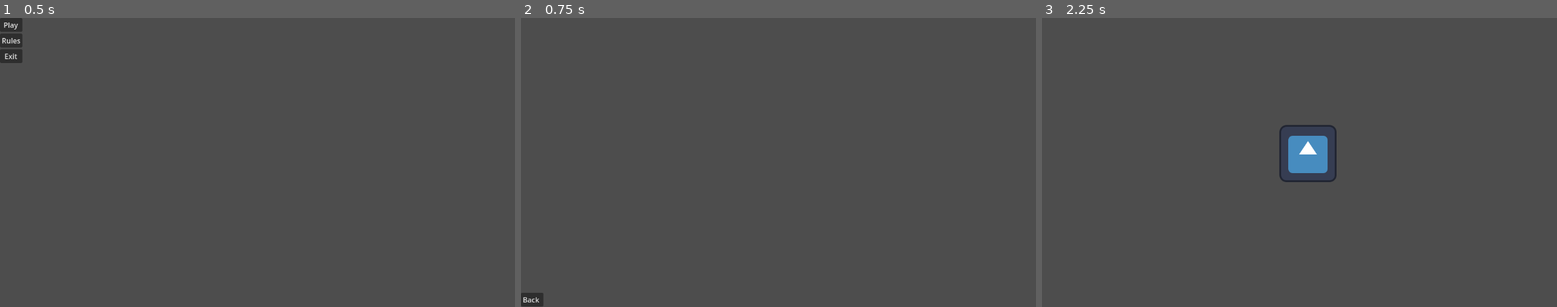
Above: before the commit, frames 1-3 (left to right).
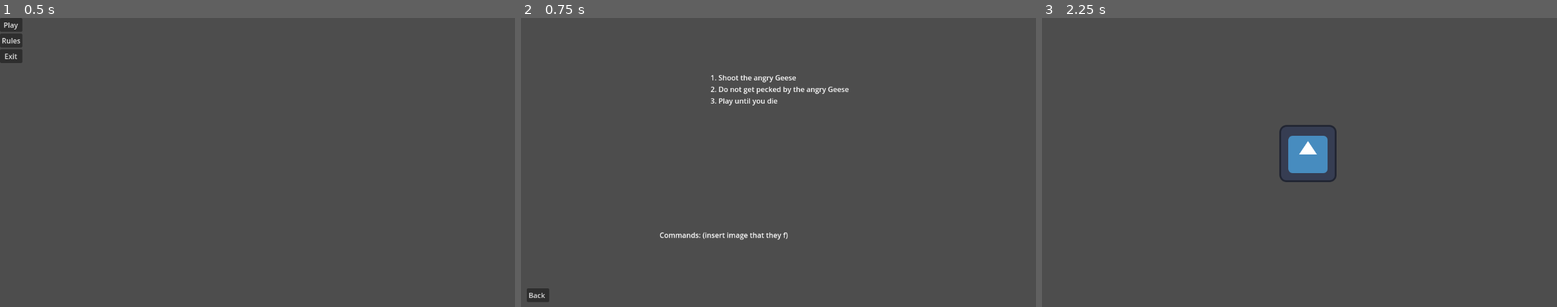
Above: after the commit, the same moments.

Repository: RiadMefti/hackaton-game
Game: Godot game, scene res://GameMenu/menu.tscn
Two runs of this game, one before a commit and one after it. Both use one fixed random seed, a clock stepped at 60 frames per second and the inputs below. The engine's default icon, where the game draws it, is replaced by a stand-in: a white triangle on a blue panel in a dark square.
Inputs:
- Up to frame 1 (0.5 s): no input
- Up to frame 2 (0.75 s): click "Rules" at 0.5 s
- Up to frame 3 (2.25 s): click "Back" at 1.25 s; click "Play" at 2 s

Frame 1 is identical in both runs. In frame 2, 1.0% of the frame differs, in the area x 0-64%, y 19-100%; in frame 3, nothing differs.

Commit message:
Added Text in the rules (BETA)
added text in the rules

Diff:
--- a/GameMenu/Rules.tscn
+++ b/GameMenu/Rules.tscn
@@ -12,10 +12,31 @@
 
 [node name="BackButton" type="Button" parent="."]
 layout_mode = 0
-offset_top = 616.0
-offset_right = 50.0
-offset_bottom = 647.0
+offset_left = 13.0
+offset_top = 606.0
+offset_right = 63.0
+offset_bottom = 637.0
 text = "Back "
 script = ExtResource("1_q1ykl")
 
+[node name="Label" type="Label" parent="."]
+layout_mode = 0
+offset_left = 424.0
+offset_top = 64.0
+offset_right = 734.0
+offset_bottom = 256.0
+text = "1. Shoot the angry Geese
+2. Do not get pecked by the angry Geese
+3. Play until you die  "
+vertical_alignment = 1
+
+[node name="Label2" type="Label" parent="."]
+layout_mode = 0
+offset_left = 310.0
+offset_top = 395.0
+offset_right = 983.0
+offset_bottom = 578.0
+text = "Commands: (insert image that they f)"
+vertical_alignment = 1
+
 [connection signal="pressed" from="BackButton" to="BackButton" method="_on_pressed"]
